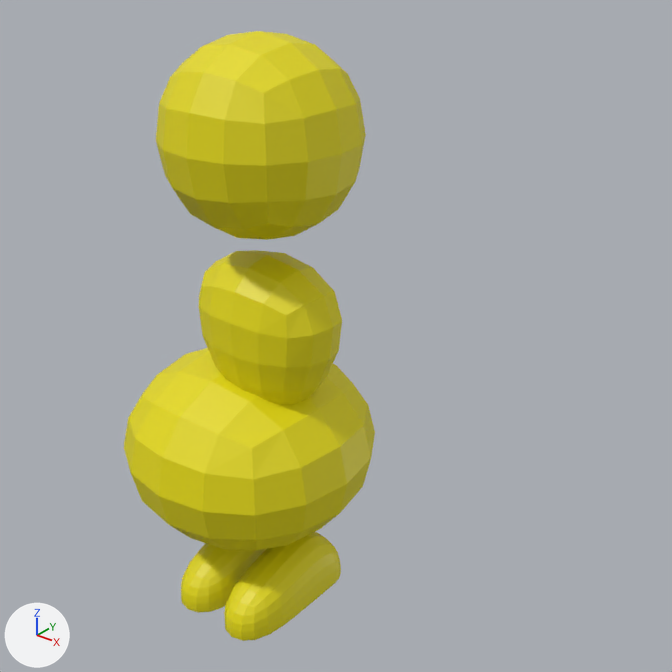
The Blender file Human.blend: old version first, new version second.
Camera for both pictures: a camera (50 mm lens) standing at (1.604, -1.706, 1.961) and looking at (0.142, 0.121, 0.828). Arrows for +X, +Y and +Z are at lower left; the lights stay in place.

Script lines for the objects in view, before the commit:
```python
me_cube_002 = bpy.data.meshes.new('Cube.002')
me_cube_002.from_pydata(...)  # a box spanning x -0.175..0.175, y -0.175..0.175, z -0.175..0.175
me_cube_002.materials.append(mat_material)  # yellow #e7dc00
me_cube_003 = bpy.data.meshes.new('Cube.003')
me_cube_003.from_pydata(...)  # 8 vertices, 6 faces; spans x -0.292..0.292, y -0.175..0.175, z -0.175..0.247
me_cube_003.materials.append(mat_material)  # yellow #e7dc00
me_cube_004 = bpy.data.meshes.new('Cube.004')
me_cube_004.from_pydata(...)  # 24 vertices, 22 faces; spans x -0.051..0.051, y -0.177..0.079, z 0.0..0.115
me_cube_004.materials.append(mat_material)  # yellow #e7dc00
me_plane = bpy.data.meshes.new('Plane')
me_plane.from_pydata(...)  # 18 vertices, 0 faces, 12 loose edges; spans x -0.518..0.518, y 0.0, z 0.406..1.032
me_plane.materials.append(mat_material)  # yellow #e7dc00
ob_feet = bpy.data.objects.new('Feet', me_cube_004)
ob_feet.location = (0.092, 0.0, 0.0)
ob_feet.scale = (1.75, 1.75, 1.75)
_m = ob_feet.modifiers.new('Mirror', 'MIRROR')
_m.mirror_object = ob_head
_m = ob_feet.modifiers.new('Subdivision', 'SUBSURF')
_m.levels = 3
ob_head = bpy.data.objects.new('Head', me_cube_002)
ob_head.location = (0.0, 0.0, 1.387)
ob_head.scale = (1.75, 1.75, 1.75)
_m = ob_head.modifiers.new('Subdivision', 'SUBSURF')
_m.levels = 4
ob_limbs = bpy.data.objects.new('Limbs', me_plane)
ob_limbs.location = (0.0, 0.003, -0.592)
ob_limbs.scale = (1.75, 1.75, 1.75)
_m = ob_limbs.modifiers.new('Skin', 'SKIN')
_m = ob_limbs.modifiers.new('Subdivision', 'SUBSURF')
_m.levels = 3
_m.render_levels = 3
ob_torso = bpy.data.objects.new('Torso', me_cube_003)
ob_torso.location = (0.0, 0.003, 0.875)
ob_torso.scale = (-1.39, -1.39, -1.39)
_m = ob_torso.modifiers.new('Subdivision', 'SUBSURF')
_m.levels = 4
```
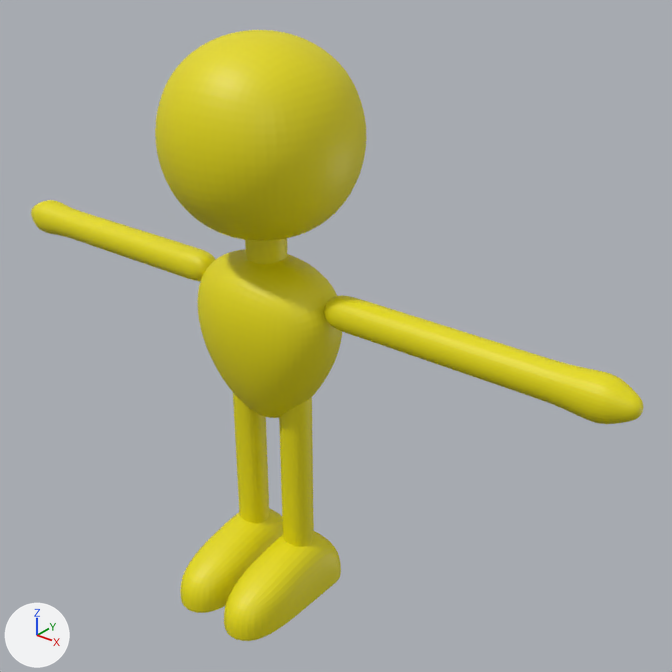
Location of each change, [x1, y1, x2, y2] in pixels of the pictures (672 x 672 px):
'Torso', reshaped, modifiers changed (326% wider, 122% taller): before [199, 250, 342, 405]; after [31, 200, 643, 546]
'Limbs', deleted (yellow): before [124, 348, 375, 550]
'Head', reshaped, modifiers changed: before [156, 31, 366, 240]; after [155, 30, 366, 241]
'Feet', reshaped, modifiers changed: before [181, 532, 341, 641]; after [180, 508, 341, 641]

What the commit changed:
me_cube_002 is used by ob_head; location (0.0, 0.0, 1.387); scale (1.75, 1.75, 1.75).
me_cube_002 had 8 vertices, 6 faces and spanned x -0.175..0.175, y -0.175..0.175, z -0.175..0.175.
me_cube_002 now has 1538 vertices, 1536 faces and spans x -0.147..0.147, y -0.147..0.147, z -0.147..0.147.
me_cube_002 part 1: 8 vertices removed from x -0.175..0.175, y -0.175..0.175, z -0.175..0.175; 1538 vertices added at x -0.147..0.147, y -0.147..0.147, z -0.147..0.147.
me_cube_003 is used by ob_torso; location (0.0, 0.003, 0.875); scale (-1.39, -1.39, -1.39).
me_cube_003 had 8 vertices, 6 faces and spanned x -0.292..0.292, y -0.175..0.175, z -0.175..0.247.
me_cube_003 now has 12011 vertices, 11981 faces, 2 loose edges and spans x -0.756..0.756, y -0.109..0.109, z -0.237..0.537.
me_cube_003 part 2: 8 vertices removed from x -0.292..0.292, y -0.175..0.175, z -0.175..0.247; 12011 vertices added at x -0.756..0.756, y -0.109..0.109, z -0.237..0.537.
Object 'Head' (ob_head) loses its SUBSURF modifier named 'Subdivision'.
Modifier setting removed (it was levels = 4).
Object 'Torso' (ob_torso) loses its SUBSURF modifier named 'Subdivision'.
Modifier setting removed (it was levels = 4).
Object 'Limbs' (ob_limbs) is deleted.
